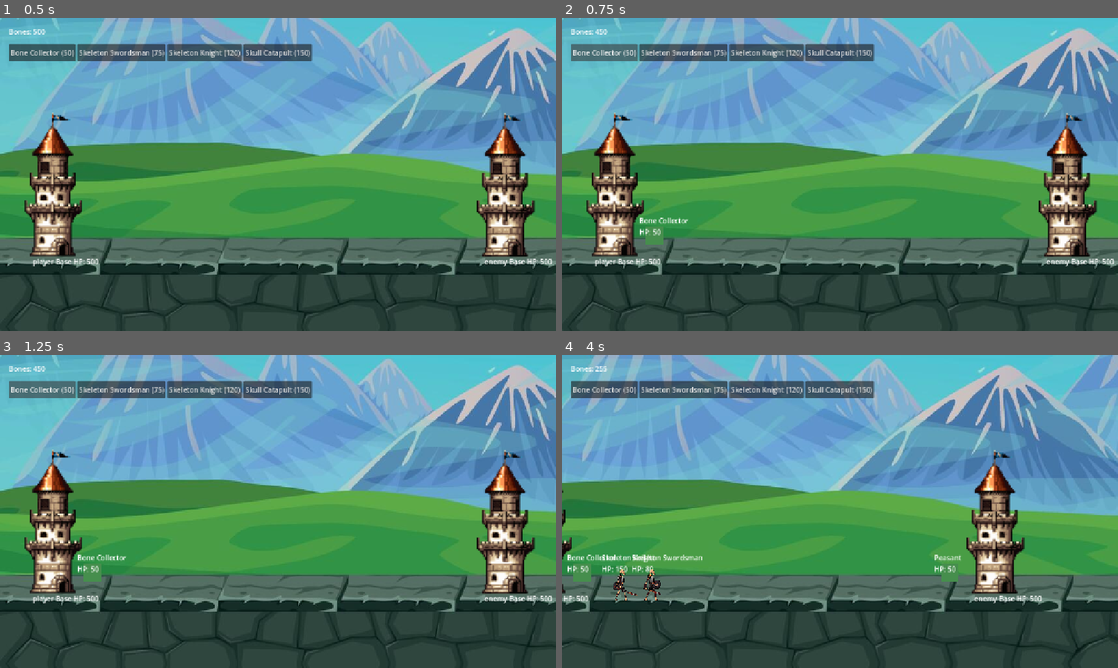
Above: before the commit, frames 1-4 (two rows, left to right).
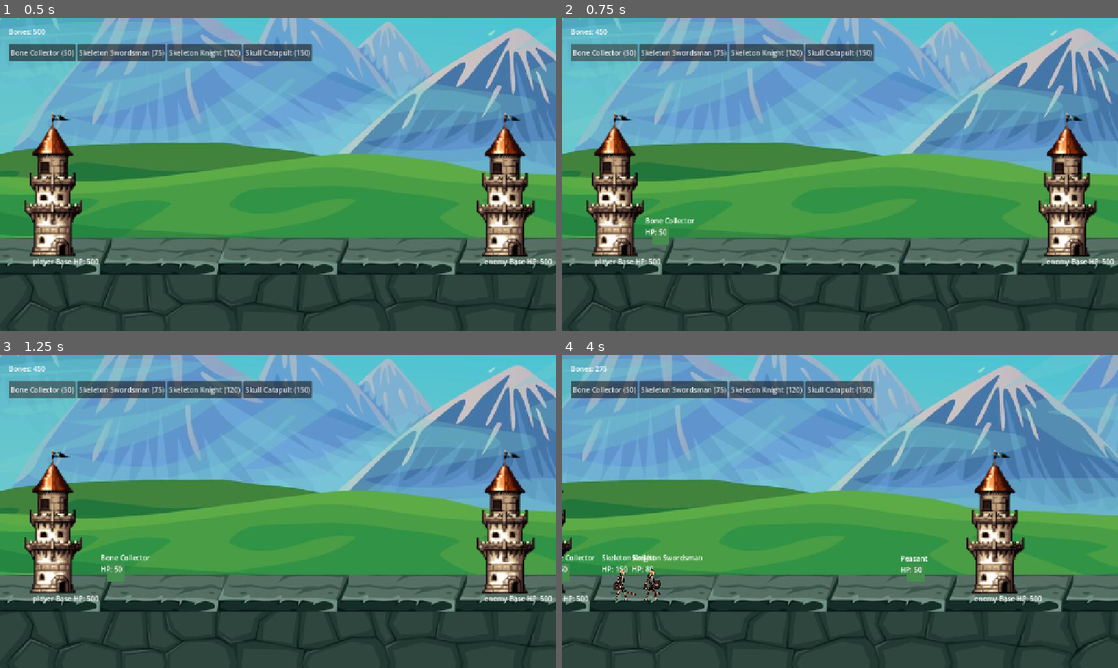
Above: after the commit, the same moments.

Repository: kyledeocades/BoneKingdom
Game: Godot game, scene res://scenes/Main.tscn
Same seed, same stepped clock (60 frames per second), same inputs: the game is played once before the commit and once after it.
Inputs (mouse positions are in pixels of both pictures, inside the frame that each line leads up to):
- Up to frame 1 (0.5 s): no input
- Up to frame 2 (0.75 s): click "Bone Collector (50)" at 0.5 s
- Up to frame 3 (1.25 s): no input
- Up to frame 4 (4 s): click "Skeleton Swordsman (75)" at 1.25 s; click "Skeleton Knight (120)" at 2 s; move the mouse to (962, 495) at 2.77 s; hold Right (ui_right) 2.78-3.5 s; click (962, 495) at 2.92 s; drag from (728, 527) to (812, 574) at 3.52 s

Frame 1 is identical in both runs. In frame 2, 0.3% of the frame differs, in the area x 14-24%, y 63-73%; in frame 3, 0.5%; in frame 4, 0.7%, in the area x 0-72%, y 3-73%.

Commit message:
Updated worker system and enemy mine logic

Diff:
--- a/scenes/Main.tscn
+++ b/scenes/Main.tscn
@@ -10,6 +10,7 @@
 [ext_resource type="Script" uid="uid://d27ya8nyyf05o" path="res://scripts/managers/SpawnManager.gd" id="8_spawn_mgr"]
 [ext_resource type="Script" uid="uid://5pnen0wi2ipb" path="res://scripts/managers/UnitManager.gd" id="9_unit_mgr"]
 [ext_resource type="Script" uid="uid://u7yp5ybf1p0n" path="res://scripts/systems/CombatSystem.gd" id="10_combat_sys"]
+[ext_resource type="Script" uid="uid://bfnedn5abyofv" path="res://scripts/units/Mine.gd" id="11_mwfav"]
 [ext_resource type="Script" uid="uid://nh8tvo6fo1yc" path="res://scripts/systems/WorkerSystem.gd" id="11_worker_sys"]
 [ext_resource type="Script" uid="uid://cja0lb1ct8j2m" path="res://scripts/ui/UIController.gd" id="12_ui_ctrl"]
 [ext_resource type="Texture2D" uid="uid://dcslhhqg154wx" path="res://sprites/sprite2.png" id="13_qmy6f"]
@@ -58,8 +59,13 @@
 [node name="EnemySpawn" type="Marker2D" parent="." unique_id=1761276997]
 position = Vector2(1060, 500)
 
-[node name="BonePile" type="Marker2D" parent="." unique_id=738414046]
+[node name="PlayerMine" type="Marker2D" parent="." unique_id=738414046]
 position = Vector2(340, 500)
+script = ExtResource("11_mwfav")
+
+[node name="EnemyMine" type="Marker2D" parent="." unique_id=1863805937]
+position = Vector2(946, 502)
+script = ExtResource("11_mwfav")
 
 [node name="Camera2D" type="Camera2D" parent="." unique_id=117046502]
 position = Vector2(640, 360)
--- a/scripts/systems/WorkerSystem.gd
+++ b/scripts/systems/WorkerSystem.gd
@@ -1,9 +1,8 @@
 extends Node
-## Handles worker/gathering logic
-## Coordinates bone collection and delivery
 
 class_name WorkerSystem
 
+var _main: Node
 var _player_mine: Node
 var _enemy_mine: Node
 var _player_base: Node
@@ -12,16 +11,30 @@
 
 func _ready():
 	add_to_group("worker_system")
+
+	_main = get_tree().get_first_node_in_group("main")
 	_event_bus = get_tree().get_first_node_in_group("game_event_bus")
 
-	var main = get_tree().get_first_node_in_group("main")
-	if main:
-		_player_mine = main.get_node_or_null("PlayerMine")
-		_enemy_mine = main.get_node_or_null("EnemyMine")
-		_player_base = main.get_node_or_null("PlayerBase")
-		_enemy_base = main.get_node_or_null("EnemyBase")
+	if _main:
+		# Preferred mine names
+		_player_mine = _main.get_node_or_null("PlayerMine")
+		_enemy_mine = _main.get_node_or_null("EnemyMine")
 
-## Process worker gathering logic
+		# Fallback if your scene still uses one shared BonePile
+		if _player_mine == null:
+			_player_mine = _main.get_node_or_null("BonePile")
+
+		if _enemy_mine == null:
+			_enemy_mine = _main.get_node_or_null("BonePile")
+
+		_player_base = _main.get_node_or_null("PlayerBase")
+		_enemy_base = _main.get_node_or_null("EnemyBase")
+
+func _physics_process(delta):
+	for unit in get_tree().get_nodes_in_group("units"):
+		if unit.is_worker:
+			process_worker(unit, delta)
+
 func process_worker(worker: Node, delta: float) -> void:
 	if not worker.is_worker:
 		return
@@ -31,37 +44,57 @@
 	var mine = _player_mine if worker.team == "player" else _enemy_mine
 	var base = _player_base if worker.team == "player" else _enemy_base
 
-	if base == null or mine == null:
+	if mine == null or base == null:
 		return
 
-	# Move to mine if not carrying
 	if not worker.carrying_bones:
-		move_worker_toward(worker, mine.global_position)
-		if worker.global_position.distance_to(mine.global_position) < 20:
-			if worker.gather_timer <= 0 and mine.has_bones():
-				var taken: int = mine.take_bones(worker.gather_rate)
-				worker.carrying_bones = taken > 0
-				if worker.carrying_bones:
+		var dist_to_mine = worker.global_position.distance_to(mine.global_position)
+
+		if dist_to_mine > 20:
+			move_worker_toward(worker, mine.global_position)
+		else:
+			worker.velocity = Vector2.ZERO
+
+			if worker.gather_timer <= 0:
+				var taken: int = worker.gather_rate
+
+				if mine.has_method("has_bones") and mine.has_method("take_bones"):
+					if mine.has_bones():
+						taken = mine.take_bones(worker.gather_rate)
+					else:
+						taken = 0
+
+				if taken > 0:
+					worker.carrying_bones = true
 					worker.gather_timer = worker.gather_cooldown
 
-	# Move to base if carrying
 	else:
-		move_worker_toward(worker, base.global_position)
-		if worker.global_position.distance_to(base.global_position) < 40:
+		var dist_to_base = worker.global_position.distance_to(base.global_position)
+
+		if dist_to_base > 40:
+			move_worker_toward(worker, base.global_position)
+		else:
+			worker.velocity = Vector2.ZERO
 			deliver_bones(worker)
 			worker.carrying_bones = false
+			worker.gather_timer = worker.gather_cooldown
 
-## Move a unit toward target position
 func move_worker_toward(unit: Node, target_pos: Vector2) -> void:
 	var direction = (target_pos - unit.global_position).normalized()
 	unit.velocity = direction * unit.move_speed
 	unit.move_and_slide()
 
-## Process bone delivery and emit event
 func deliver_bones(worker: Node) -> void:
 	var amount = worker.gather_rate
-	if worker.team == "player":
-		_event_bus.bones_earned.emit(amount, "player")
-	else:
-		_event_bus.bones_earned.emit(amount, "enemy")
-	_event_bus.bones_gathered.emit(amount, worker.team)
+
+	if _event_bus != null:
+		_event_bus.bones_earned.emit(amount, worker.team)
+		_event_bus.bones_gathered.emit(amount, worker.team)
+		return
+
+	# Fallback if EventBus is not working yet
+	if _main != null:
+		if worker.team == "player" and _main.has_method("add_bones"):
+			_main.add_bones(amount)
+		elif worker.team == "enemy":
+			_main.enemy_bones += amount
